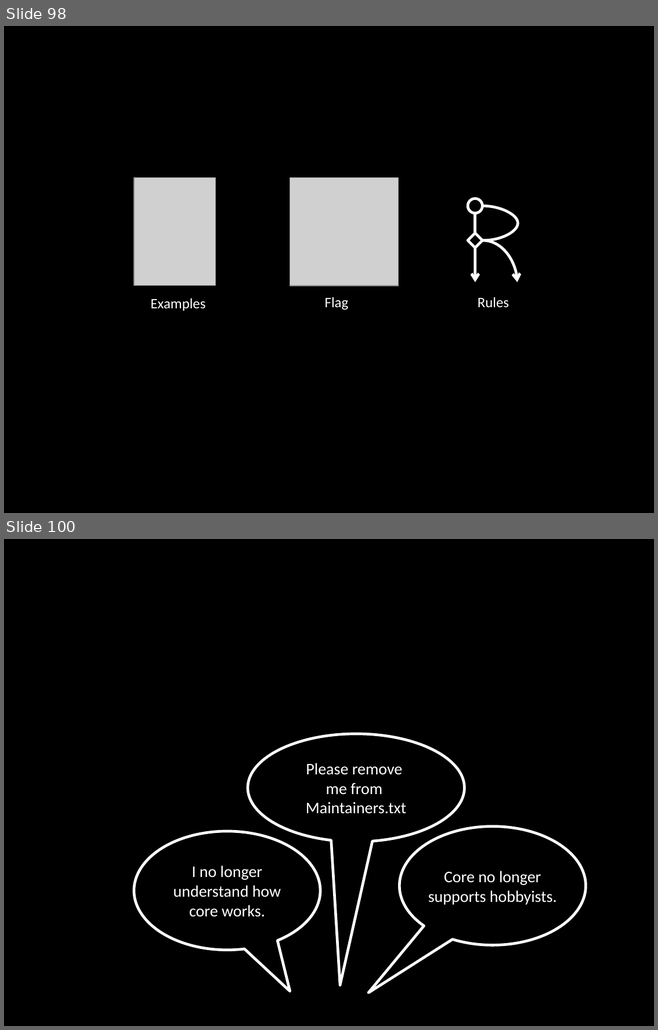
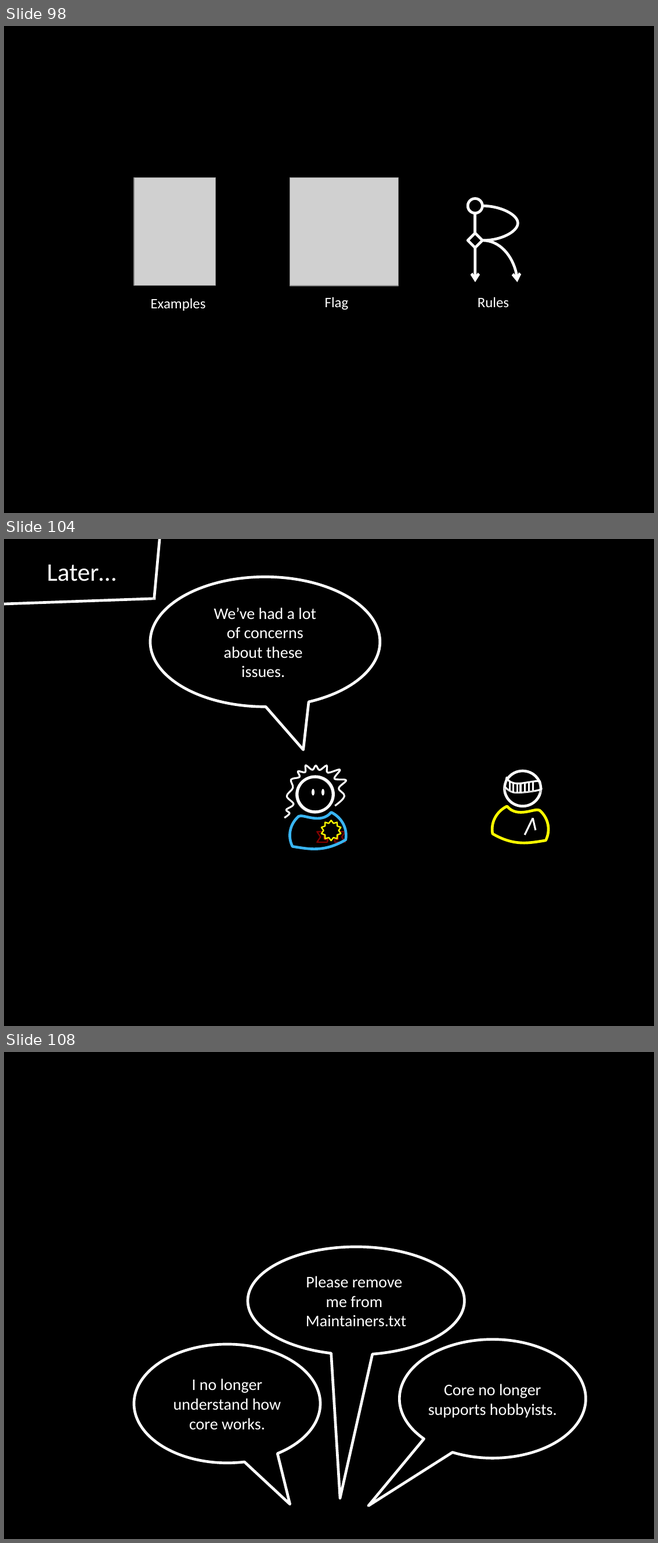
Before and after one commit to socketwench/exampleModuleAintCore, a slide deck: src/exampleModuleAintCore.pptx. Shown one above the other, each under a label of ours: slides 98 and 100 before the commit, slides 98, 104 and 108 after it; the slides between them are not shown. The pictures are 658x1030 and 658x1543 pixels, drawn with LibreOffice and Linux fonts; fonts in the diff are those of the drawing; grey boxes stand for pictures. Boxes give left, top, right and bottom in pixels: in the first picture for what was removed or moved away, otherwise in the second. Text is boxed around its words. In the diff, an @@ line names an element or a change of style, - is before the commit and + after.

```diff
--- a/src/exampleModuleAintCore.pptx
+++ b/src/exampleModuleAintCore.pptx
@@ slide 104 added at [4,539,654,1026], background #000000 @@
@@ line added from (154, 599) to (159, 539), #FFFFFF 3 pt @@
@@ text added at [47,565,117,581], 28 pt, text #FFFFFF @@
+Later…
@@ speech bubble added at [150,577,379,707], outline #FFFFFF 3 pt, 18 pt, text #FFFFFF @@
+We’ve had a lot
+of concerns
+about these
+issues.
@@ line added from (4, 604) to (155, 599), #FFFFFF 3 pt @@
@@ group added at [284,765,346,849]: 3 ellipses, 2 freeform shapes, 1 ribbon, 1 star @@
@@ ellipse added at [297,777,333,812], outline #FFFFFF 3 pt @@
@@ group added at [492,771,549,843]: 9 lines, 2 freeform shapes, 1 ellipse @@
@@ what was slide 100 is now slide 108 @@
```
Also in this commit, not shown: 1 slide changed, 11 other slides added, 2 other files.
